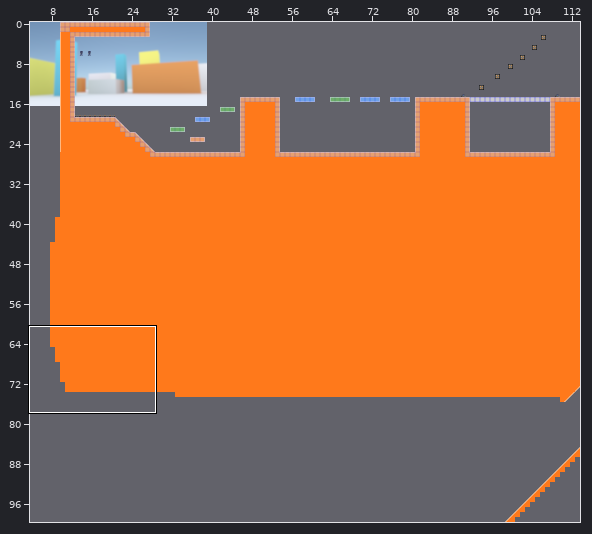
An edit to a level. Tiled map, assets/maps/level2.tmx. Above, an overview of the earlier version with the close-up marked.
Close-up. As it was:
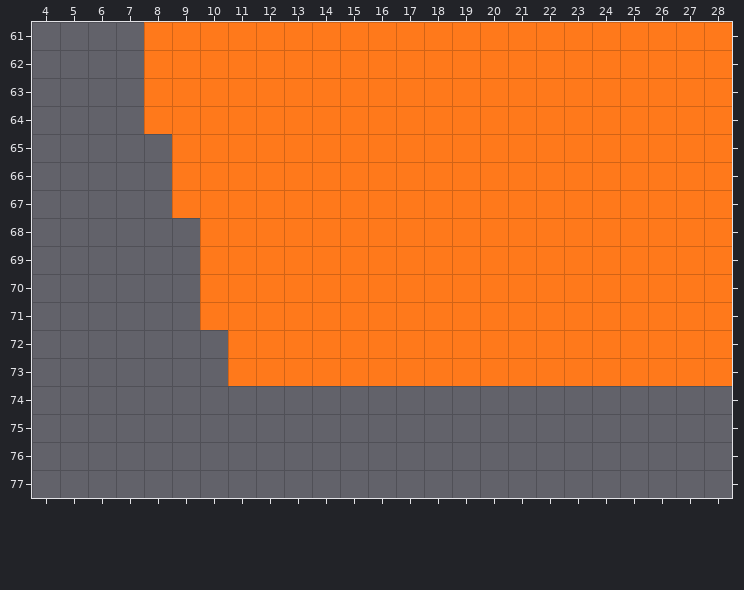
Cells are 32x32 px. Shown: x 4..28, y 61..77. The commit also changed other parts of the map, which this record leaves out.
Now the later version:
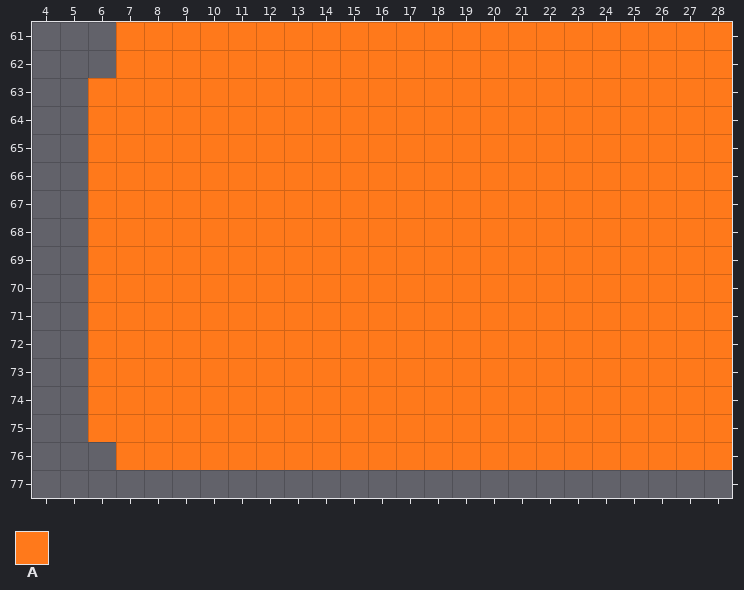
Key: from "OrangeA": A 13.
_ is an empty cell.
From old to new:
Layer "SharedLayer":
y 61..62: x 7 _ -> A
y 63..64: x 6..7 __ -> AA
y 65..67: x 6..8 ___ -> AAA
y 68..71: x 6..9 ____ -> AAAA
y 72..73: x 6..10 _____ -> AAAAA
y 74..75: x 6..28 _______________________ -> AAAAAAAAAAAAAAAAAAAAAAA
y 76: x 7..28 ______________________ -> AAAAAAAAAAAAAAAAAAAAAA
Changed places in both close-ups, as pixel boxes (x1, y1, x2, y2):
added: (88, 22, 732, 470)
